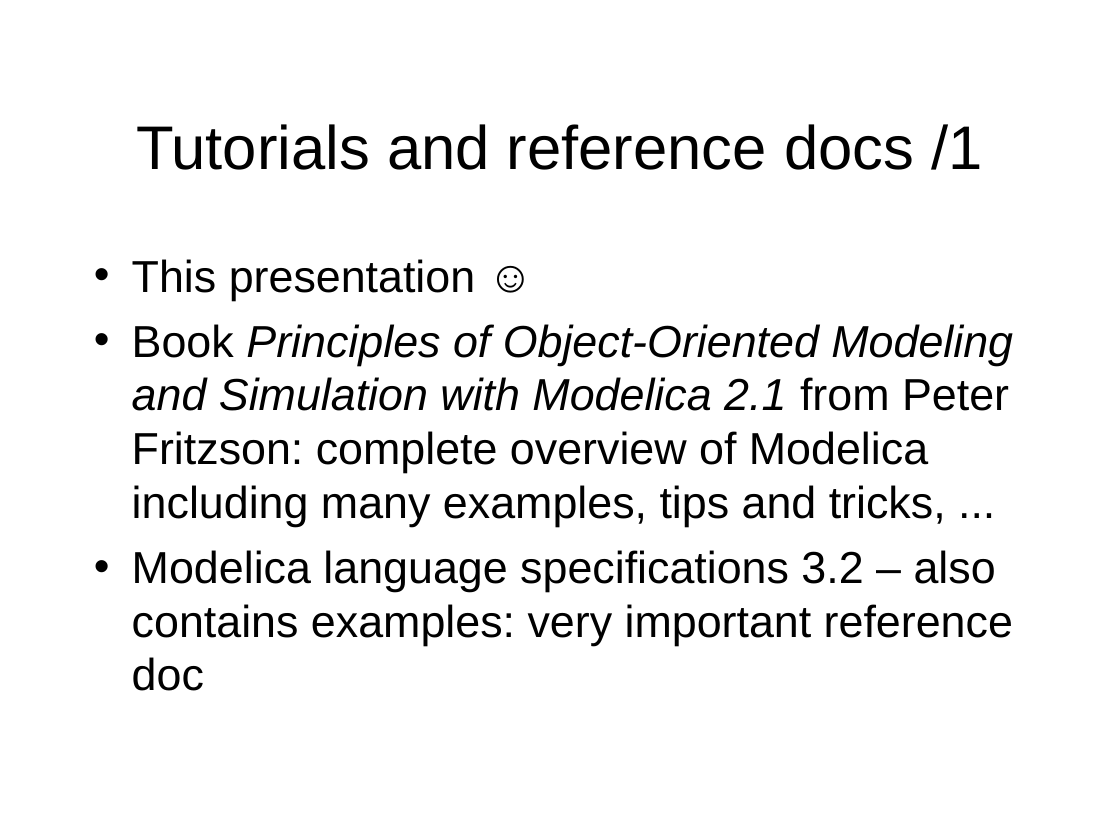
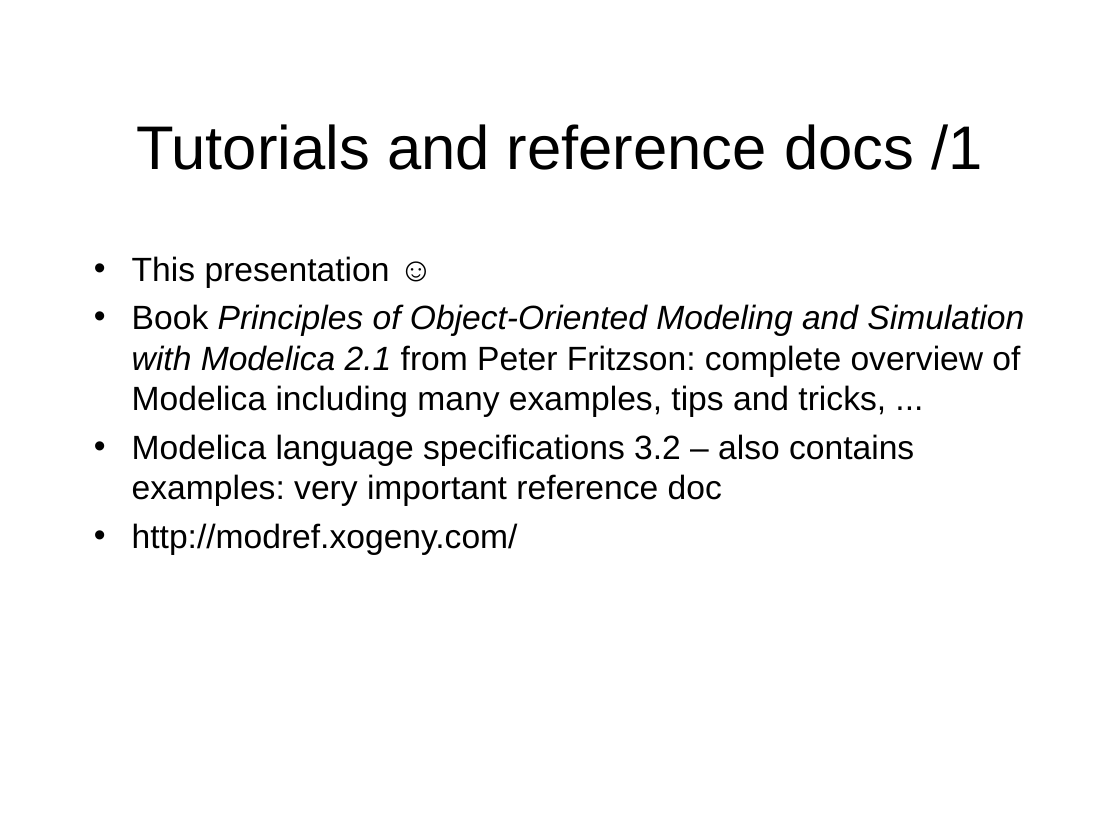
Before and after one commit to open-ideas/__CrashCourse__, a slide deck: slide 33 of Slides/CrashCourse_2012.ppt (slide 31 before the commit). Drawn at 1120x840 pixels with LibreOffice and Linux fonts; fonts in the diff are those of the drawing. Boxes give left, top, right and bottom in pixels: in the first picture for what was removed or moved away, otherwise in the second. Text is boxed around its words. In the diff, an @@ line names an element or a change of style, - is before the commit and + after.

```diff
--- a/Slides/CrashCourse_2012.ppt
+++ b/Slides/CrashCourse_2012.ppt
@@ text at box(132, 256, 1024, 506): size 32 to 24 pt; less space between paragraphs @@
@@ text at box(132, 523, 518, 555): paragraph added @@
+• http://modref.xogeny.com/
```
Also in this commit, not shown: 5 other slides changed, 7 slides added, 1 slide removed, 2 other files.
